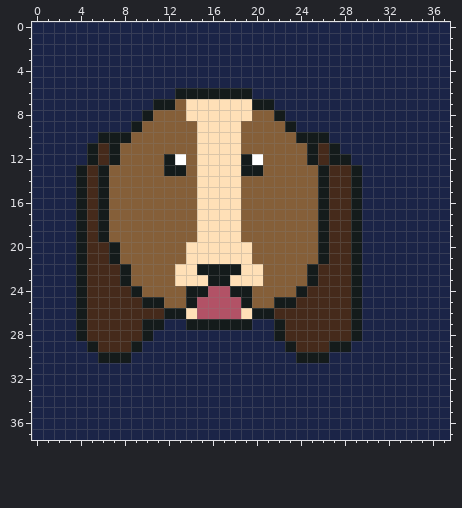
Edited in one commit: pixel-art sprite (Assets/Sprites/Dialogue Box Avatars/dog.png). Above, as it was before the edit.
The file is 38x38 pixels.
And afterwards:
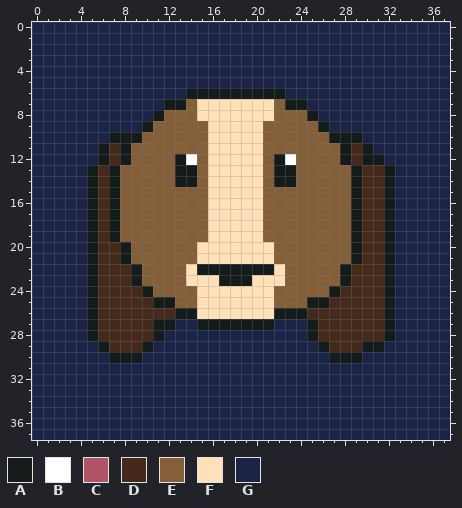
Palette (. is transparent): A #141b1b  B #ffffff  C #b25266  D #452a1b  E #855f39  F #ffe0b7  G #1b2447
Difference:
@@ x 0..37 @@
  5 GGGGGGGGGGGGGGGGGGGGGGGGGGGGGGGGGGGGGG
- 6 GGGGGGGGGGGGGAAAAAAAGGGGGGGGGGGGGGGGGG
- 7 GGGGGGGGGGGAAEFFFFFFAAGGGGGGGGGGGGGGGG
- 8 GGGGGGGGGGAEEEFFFFFFEEAGGGGGGGGGGGGGGG
- 9 GGGGGGGGGAEEEEEFFFFEEEEAGGGGGGGGGGGGGG
-10 GGGGGGAAAEEEEEEFFFFEEEEEAAAGGGGGGGGGGG
-11 GGGGGADAEEEEEEEFFFFEEEEEEADAGGGGGGGGGG
-12 GGGGGADAEEEEABEFFFFABEEEEADAAGGGGGGGGG
-13 GGGGADAEEEEEAAEFFFFAAEEEEEADDAGGGGGGGG
-14 GGGGADAEEEEEEEEFFFFEEEEEEEADDAGGGGGGGG
-15 GGGGADAEEEEEEEEFFFFEEEEEEEADDAGGGGGGGG
-16 GGGGADAEEEEEEEEFFFFEEEEEEEADDAGGGGGGGG
-17 GGGGADAEEEEEEEEFFFFEEEEEEEADDAGGGGGGGG
-18 GGGGADAEEEEEEEEFFFFEEEEEEEADDAGGGGGGGG
-19 GGGGADAEEEEEEEEFFFFEEEEEEEADDAGGGGGGGG
-20 GGGGADDAEEEEEEFFFFFFEEEEEEADDAGGGGGGGG
-21 GGGGADDAEEEEEEFFFFFFEEEEEEADDAGGGGGGGG
-22 GGGGADDDAEEEEFFAAAAFFEEEEADDDAGGGGGGGG
-23 GGGGADDDAEEEEFFFAAFFFEEEEADDDAGGGGGGGG
-24 GGGGADDDDAEEEEAACCAAEEEEADDDDAGGGGGGGG
-25 GGGGADDDDDAAEEACCCCAEEAADDDDDAGGGGGGGG
-26 GGGGADDDDDDDAAFCCCCFAADDDDDDDAGGGGGGGG
-27 GGGGADDDDDAAGGAAAAAAGGADDDDDDAGGGGGGGG
-28 GGGGADDDDDAGGGGGGGGGGGADDDDDDAGGGGGGGG
-29 GGGGGADDDAGGGGGGGGGGGGGADDDAAGGGGGGGGG
-30 GGGGGGAAAGGGGGGGGGGGGGGGAAAGGGGGGGGGGG
+ 6 GGGGGGGGGGGGGGAAAAAAAAAGGGGGGGGGGGGGGG
+ 7 GGGGGGGGGGGGAAEFFFFFFFEAAGGGGGGGGGGGGG
+ 8 GGGGGGGGGGGAEEEFFFFFFFEEEAGGGGGGGGGGGG
+ 9 GGGGGGGGGGAEEEEEFFFFFEEEEEAGGGGGGGGGGG
+10 GGGGGGGAAAEEEEEEFFFFFEEEEEEAAAGGGGGGGG
+11 GGGGGGADAEEEEEEEFFFFFEEEEEEEADAGGGGGGG
+12 GGGGGGADAEEEEABEFFFFFEABEEEEADAAGGGGGG
+13 GGGGGADAEEEEEAAEFFFFFEAAEEEEEADDAGGGGG
+14 GGGGGADAEEEEEAAEFFFFFEAAEEEEEADDAGGGGG
+15 GGGGGADAEEEEEEEEFFFFFEEEEEEEEADDAGGGGG
+16 GGGGGADAEEEEEEEEFFFFFEEEEEEEEADDAGGGGG
+17 GGGGGADAEEEEEEEEFFFFFEEEEEEEEADDAGGGGG
+18 GGGGGADAEEEEEEEEFFFFFEEEEEEEEADDAGGGGG
+19 GGGGGADAEEEEEEEEFFFFFEEEEEEEEADDAGGGGG
+20 GGGGGADDAEEEEEEFFFFFFFEEEEEEEADDAGGGGG
+21 GGGGGADDAEEEEEEFFFFFFFEEEEEEEADDAGGGGG
+22 GGGGGADDDAEEEEFAAAAAAAFEEEEEADDDAGGGGG
+23 GGGGGADDDAEEEEFFFAAAFFFEEEEEADDDAGGGGG
+24 GGGGGADDDDAEEEEFFFFFFFEEEEEADDDDAGGGGG
+25 GGGGGADDDDDAAEEFFFFFFFEEEAADDDDDAGGGGG
+26 GGGGGADDDDDDDAAFFFFFFFAAADDDDDDDAGGGGG
+27 GGGGGADDDDDAAGGAAAAAAAGGGADDDDDDAGGGGG
+28 GGGGGADDDDDAGGGGGGGGGGGGGADDDDDDAGGGGG
+29 GGGGGGADDDAGGGGGGGGGGGGGGGADDDAAGGGGGG
+30 GGGGGGGAAAGGGGGGGGGGGGGGGGGAAAGGGGGGGG
 31 GGGGGGGGGGGGGGGGGGGGGGGGGGGGGGGGGGGGGG
